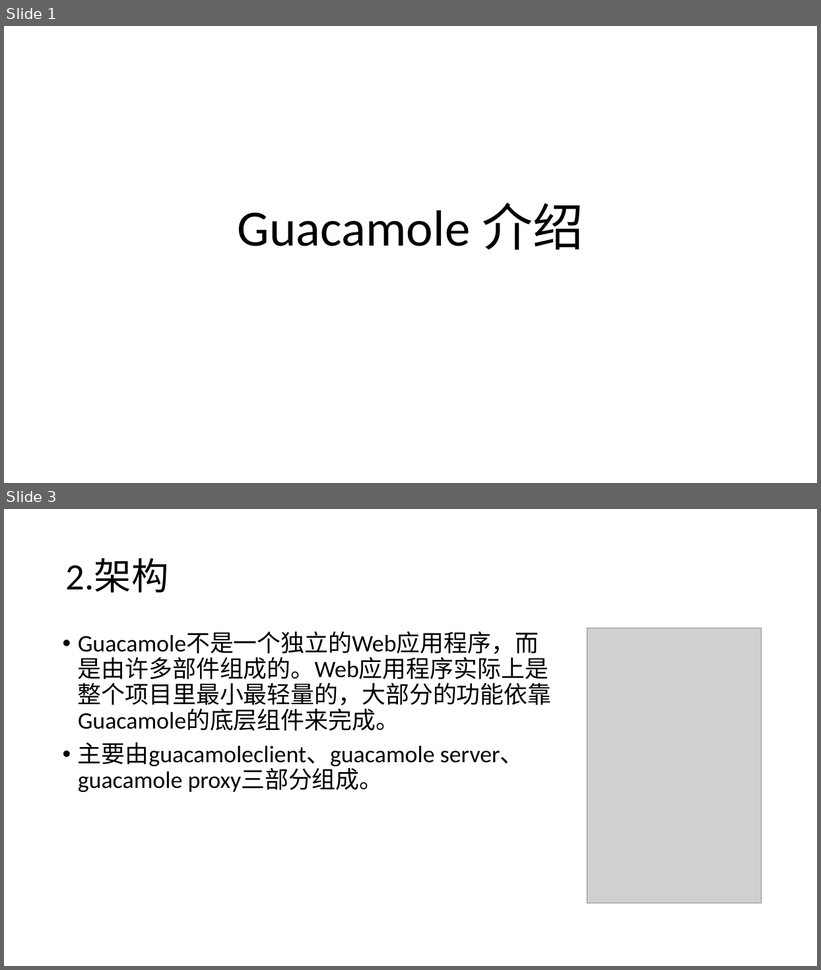
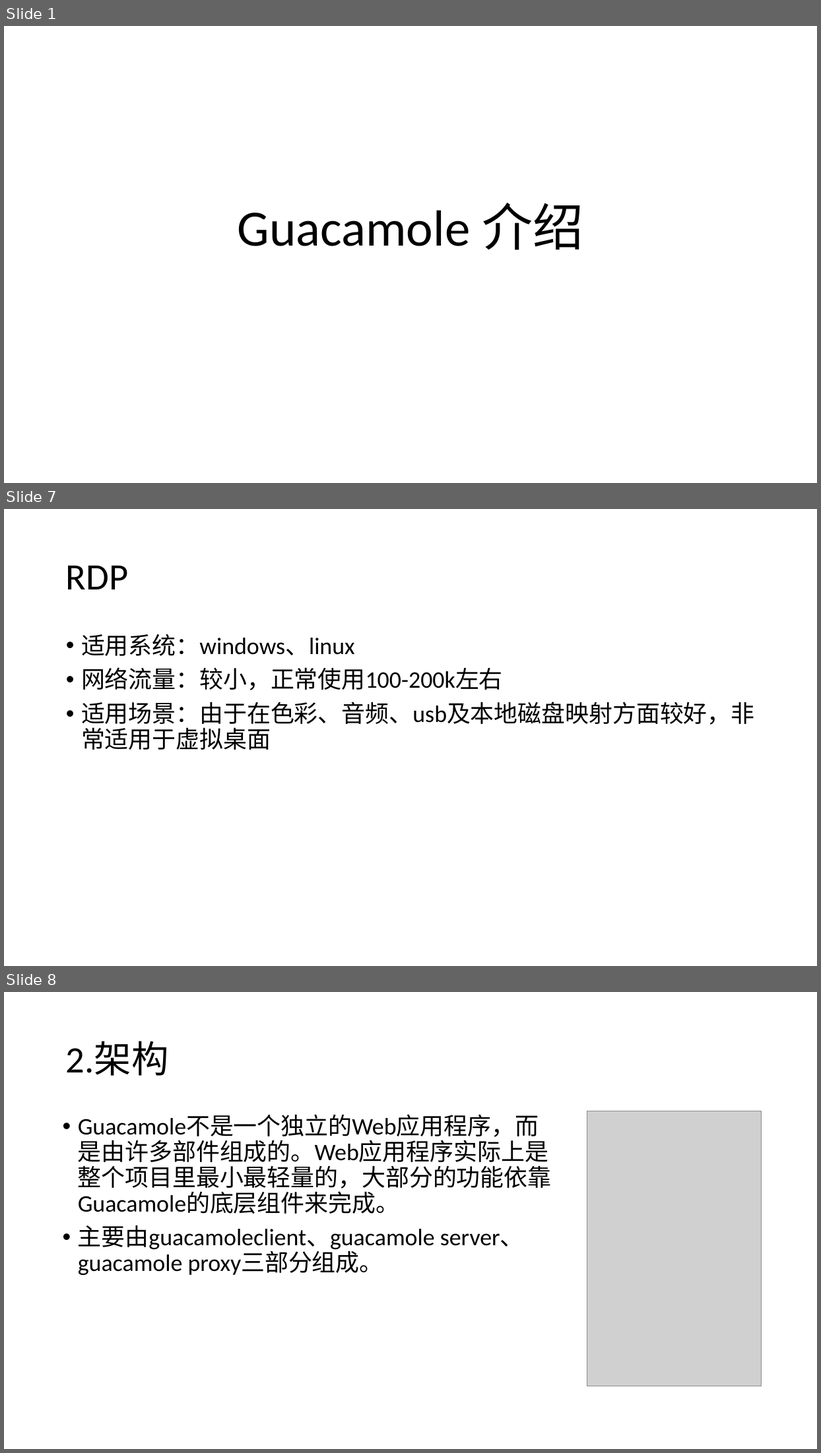
Before and after one commit to caojian123/ppt, a slide deck: guacamole 介绍.pptx. Shown one above the other, each under a label of ours: slides 1 and 3 before the commit, slides 1, 7 and 8 after it; the slides between them are not shown. The pictures are 821x970 and 821x1453 pixels, drawn with LibreOffice and Linux fonts; fonts in the diff are those of the drawing; grey boxes stand for pictures. Boxes give left, top, right and bottom in pixels: in the first picture for what was removed or moved away, otherwise in the second. Text is boxed around its words. In the diff, an @@ line names an element or a change of style, - is before the commit and + after.

```diff
--- a/guacamole 介绍.pptx
+++ b/guacamole 介绍.pptx
@@ slide 7 added at box(4, 509, 817, 966), background #FFFFFF @@
@@ title added at box(66, 565, 128, 590), 44 pt, text #000000 @@
+RDP
@@ text added at box(81, 634, 755, 750), 28 pt, text #000000 @@
+• 适用系统：windows、linux
+• 网络流量：较小，正常使用100-200k左右
+• 适用场景：由于在色彩、音频、usb及本地磁盘映射方面较好，非常适用于虚拟桌面
@@ what was slide 3 is now slide 8 @@
```
Also in this commit, not shown: 3 slides changed, 10 other slides added, 1 slide removed.
